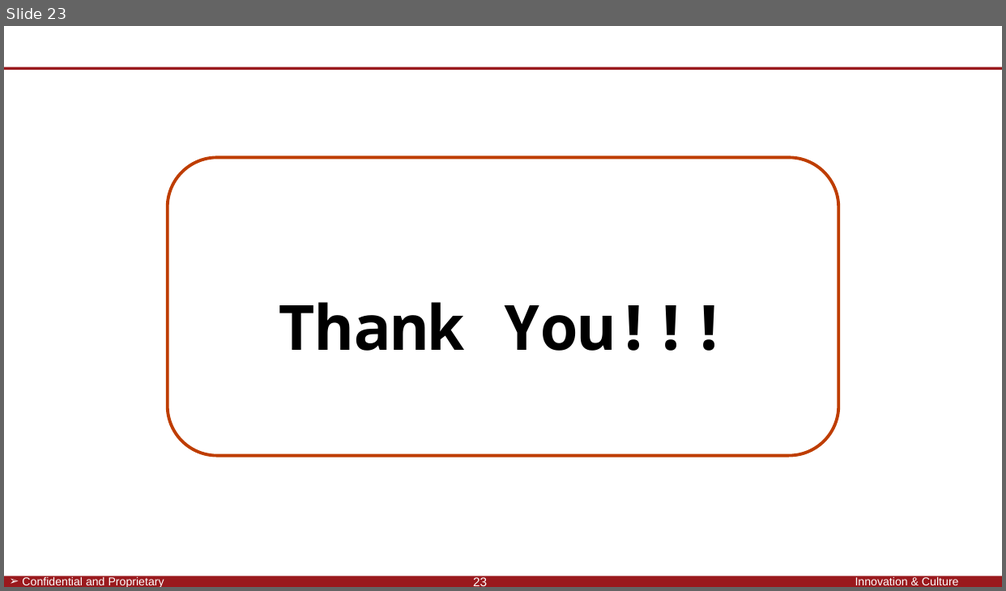
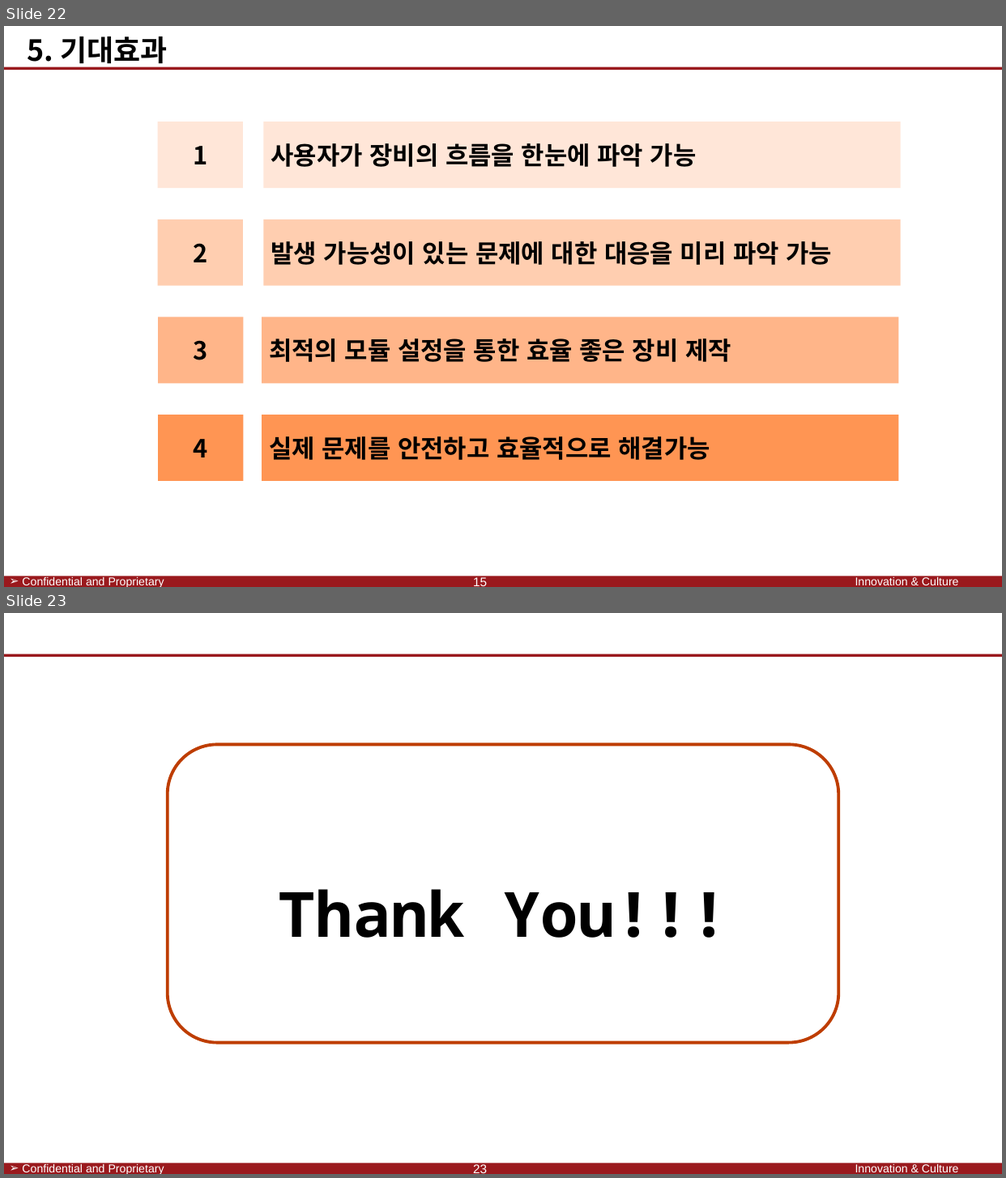
Before and after one commit to SaintSeong/JusungProject, a slide deck: A조 발표/A조 발표(수정용).pptx. Shown one above the other, each under a label of ours: slide 23 before the commit, slides 22 and 23 after it. The pictures are 1006x591 and 1006x1178 pixels, drawn with LibreOffice and Linux fonts; fonts in the diff are those of the drawing; background and template pictures are left out. Boxes give left, top, right and bottom in pixels: in the first picture for what was removed or moved away, otherwise in the second. Text is boxed around its words. In the diff, an @@ line names an element or a change of style, - is before the commit and + after.

```diff
--- a/A조 발표/A조 발표(수정용).pptx
+++ b/A조 발표/A조 발표(수정용).pptx
@@ slide 22 added at <box>4,26,1002,587</box>, background #FFFFFF; not listed: 4 template elements that a slide beside it also shows @@
@@ text added at <box>27,37,167,69</box>, 28 pt, text #000000, bold @@
+5. 기대효과
@@ rectangle added at <box>157,122,243,189</box>, fill #FFE6D8, 24 pt, text #000000, bold @@
+1
@@ rectangle added at <box>264,122,901,189</box>, fill #FFE6D8, 24 pt, text #000000, bold @@
+사용자가 장비의 흐름을 한눈에 파악 가능
@@ rectangle added at <box>157,219,243,286</box>, fill #FFCEB0, 24 pt, text #000000, bold @@
+2
@@ rectangle added at <box>264,219,901,286</box>, fill #FFCEB0, 24 pt, text #000000, bold @@
+발생 가능성이 있는 문제에 대한 대응을 미리 파악 가능
@@ rectangle added at <box>158,318,244,384</box>, fill #FFB589, 24 pt, text #000000, bold @@
+3
@@ rectangle added at <box>262,318,898,384</box>, fill #FFB589, 24 pt, text #000000, bold @@
+최적의 모듈 설정을 통한 효율 좋은 장비 제작
@@ rectangle added at <box>158,416,244,482</box>, fill #FF9553, 24 pt, text #000000, bold @@
+4
@@ rectangle added at <box>262,416,898,482</box>, fill #FF9553, 24 pt, text #000000, bold @@
+실제 문제를 안전하고 효율적으로 해결가능
@@ text added at <box>473,578,487,587</box>, 12 pt, text #FFFFFF @@
+15
```
Also in this commit, not shown: 1 slide removed.
